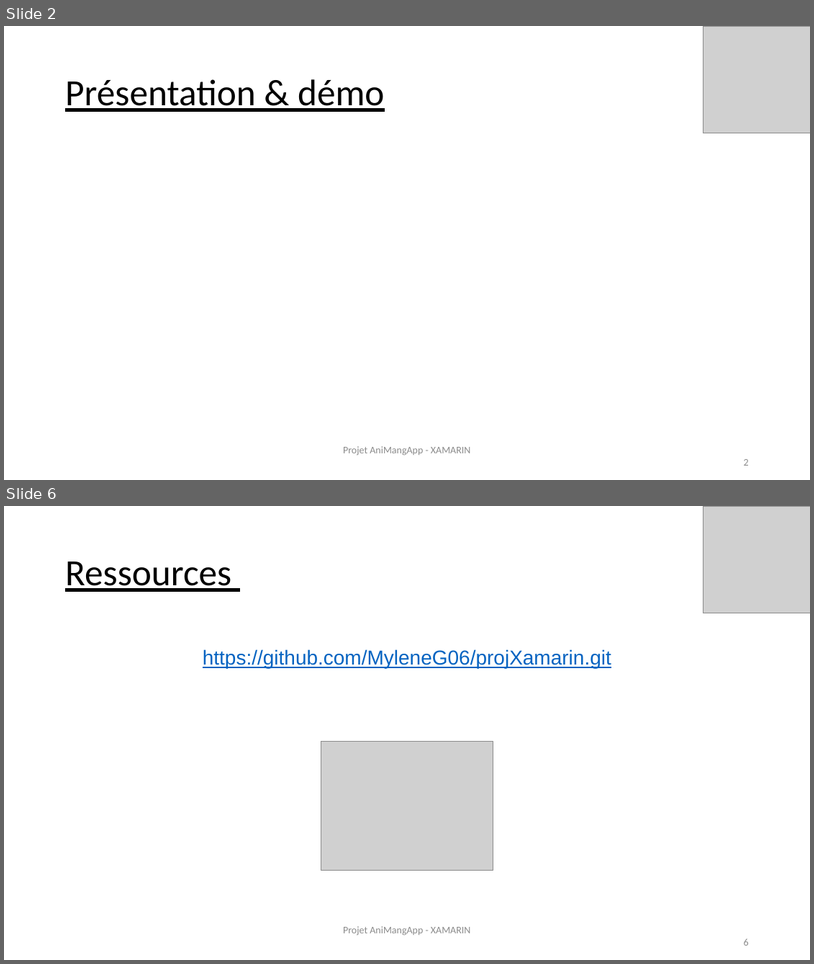
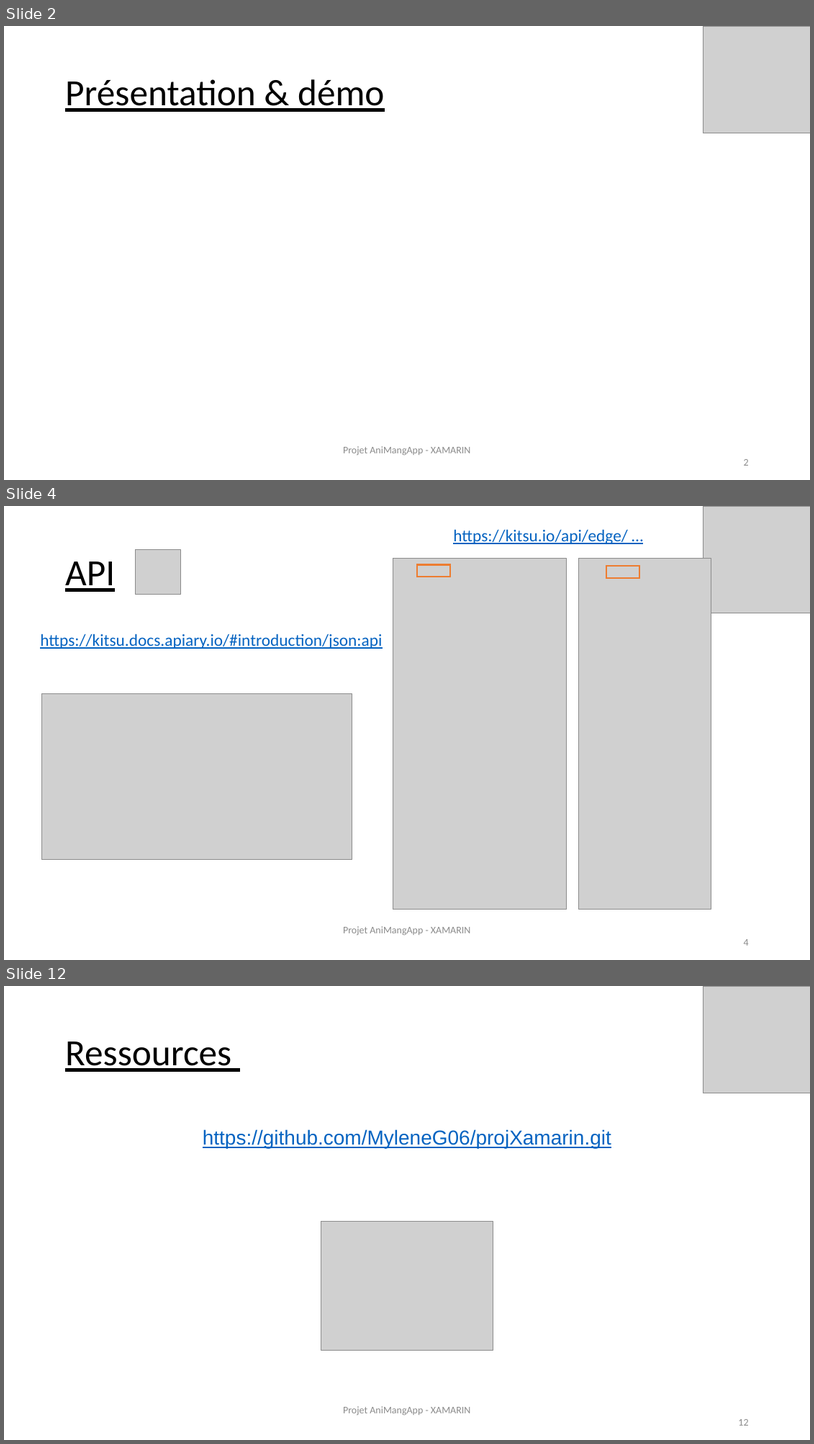
Before and after one commit to MyleneG06/projXamarin, a slide deck: Prez-Xamarin_AniMangApp.pptx. Shown one above the other, each under a label of ours: slides 2 and 6 before the commit, slides 2, 4 and 12 after it; the slides between them are not shown. The pictures are 814x964 and 814x1444 pixels, drawn with LibreOffice and Linux fonts; fonts in the diff are those of the drawing; grey boxes stand for pictures. Boxes give left, top, right and bottom in pixels: in the first picture for what was removed or moved away, otherwise in the second. Text is boxed around its words. In the diff, an @@ line names an element or a change of style, - is before the commit and + after.

```diff
--- a/Prez-Xamarin_AniMangApp.pptx
+++ b/Prez-Xamarin_AniMangApp.pptx
@@ slide 4 added at (x1=4, y1=506, x2=810, y2=960), background #FFFFFF @@
@@ picture added at (x1=703, y1=506, x2=810, y2=613) @@
@@ text added at (x1=453, y1=529, x2=628, y2=544), 20 pt, text #0563C1, underline @@
+    https://kitsu.io/api/edge/ …
@@ text added at (x1=65, y1=561, x2=115, y2=592), 44 pt, text #000000, underline @@
+API
@@ picture added at (x1=135, y1=549, x2=180, y2=594) @@
@@ picture added at (x1=393, y1=558, x2=566, y2=909) @@
@@ rectangle added at (x1=417, y1=565, x2=450, y2=577), outline #ED7D31 2 pt @@
@@ picture added at (x1=579, y1=558, x2=712, y2=909) @@
@@ rectangle added at (x1=607, y1=566, x2=640, y2=578), outline #ED7D31 2 pt @@
@@ text added at (x1=40, y1=633, x2=382, y2=649), 20 pt, text #0563C1, underline @@
+    https://kitsu.docs.apiary.io/#introduction/json:api
@@ picture added at (x1=41, y1=693, x2=352, y2=860) @@
@@ text added at (x1=343, y1=926, x2=749, y2=945), 12 pt, text #8B8B8B @@
+Projet AniMangApp - XAMARIN
+4
@@ what was slide 6 is now slide 12 @@
@@ text at (x1=738, y1=1419, x2=748, y2=1425): text changed @@
-6
+12
```
Also in this commit, not shown: 2 slides changed, 7 other slides added, 2 slides removed.
